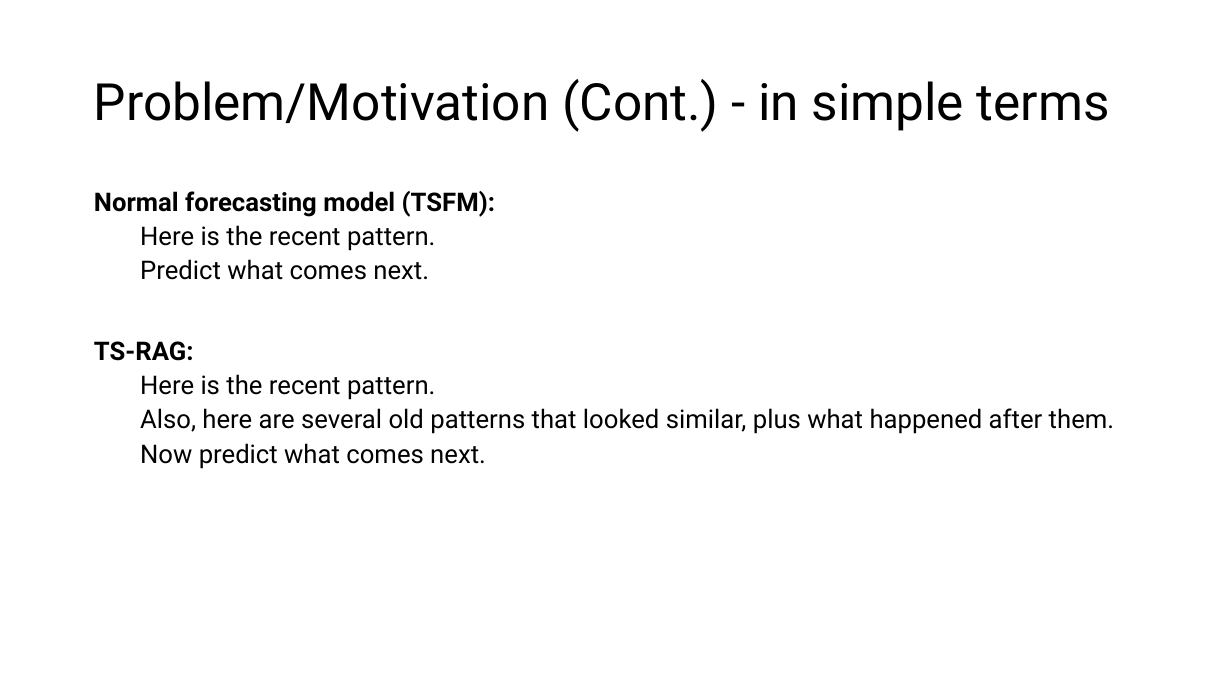
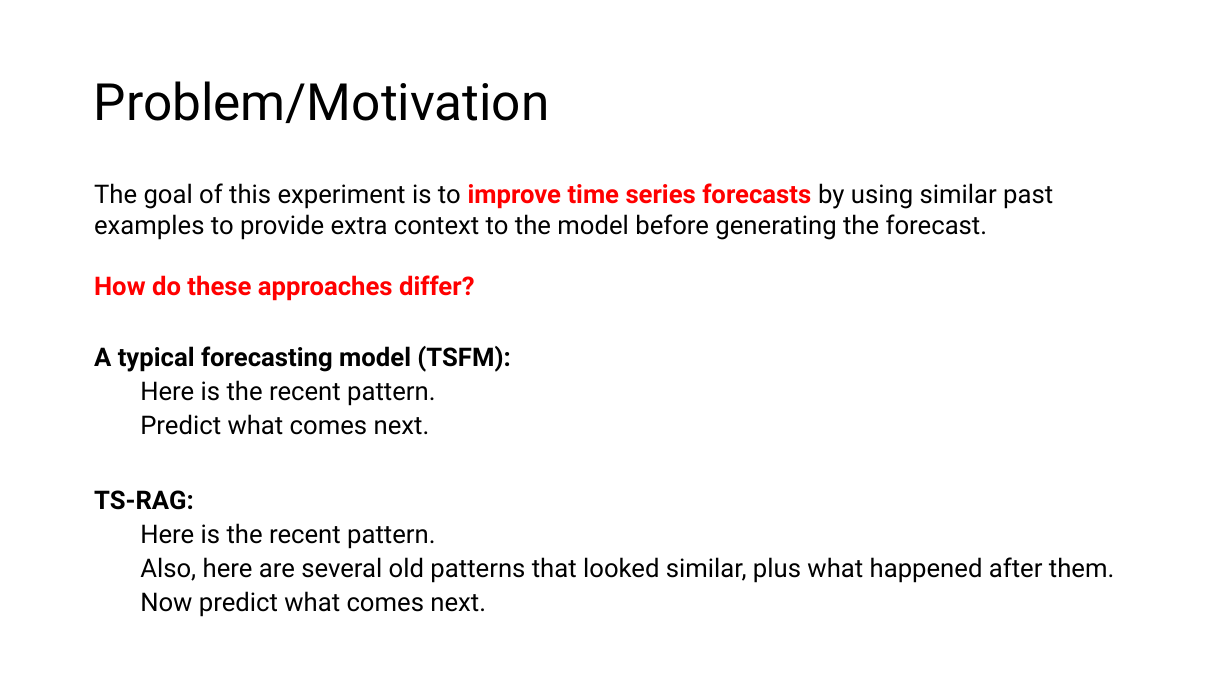
Before and after one commit to ZGRochelleDev/intelligent-systems-code-Review, a slide deck: slide 2 of deliverables/code-review-presentation.pptx. Drawn at 1232x693 pixels with LibreOffice and Linux fonts; fonts in the diff are those of the drawing. Boxes give left, top, right and bottom in pixels: in the first picture for what was removed or moved away, otherwise in the second. Text is boxed around its words. In the diff, an @@ line names an element or a change of style, - is before the commit and + after.

```diff
--- a/deliverables/code-review-presentation.pptx
+++ b/deliverables/code-review-presentation.pptx
@@ title at bbox=[94, 81, 549, 123]: text changed @@
-Problem/Motivation (Cont.) - in simple terms
+Problem/Motivation
@@ text "The goal of this experiment ...": place and size @@
-text "The goal of this experiment ..." at bbox=[94, 191, 1114, 469]
+text "The goal of this experiment ..." at bbox=[94, 183, 1114, 617]
@@ text at bbox=[94, 183, 1053, 372]: text changed; bold off @@
-Normal forecasting model (TSFM):
+The goal of this experiment is to improve time series forecasts by using similar past examples to provide extra context to the model before generating the forecast.
+How do these approaches differ?
+A typical forecasting model (TSFM):
```
Also in this commit, not shown: 11 other slides changed, 3 slides added, 1 slide removed, 9 other files.
